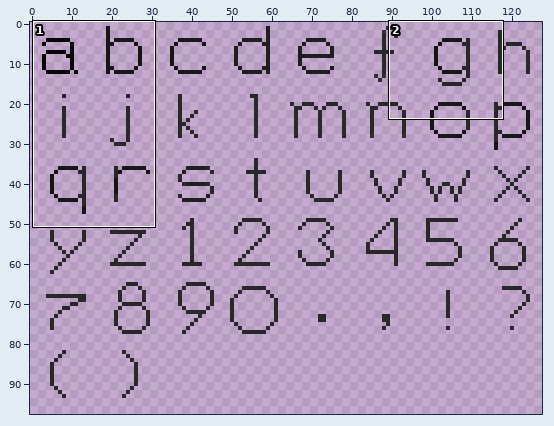
Pixel-art file, stored at src/images/alpha.aseprite. Above, an overview of the earlier version with the close-up marked.
Close-up. Earlier state:
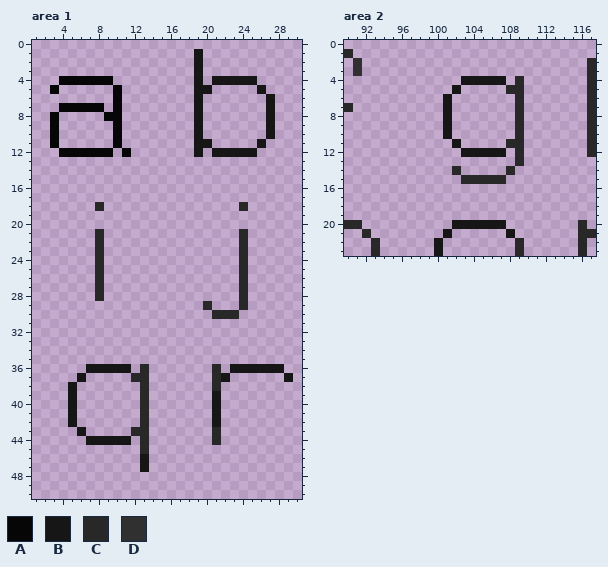
128x128 pixels, 1 frame. Colours within 5 levels of each other are drawn and written as one. Shown: area 1: x 1..30, y 0..50; area 2: x 90..117, y 0..23. The wide view leaves out empty margins.
Palette (. is transparent): A #060606  B #161616  C #282828  D #303030
Pixels before, area 1, first column x 3:
 1 ................B..........
 2 ................B..........
 3 ................B..........
 4 .AAAAAA.........B.BBBBB....
 5 A......A........BB.....B...
 6 .......A........B.......B..
 7 .AAAAA.A........B.......B..
 8 A.....AA........B.......B..
 9 A......A........B.......B..
10 A......A........B.......B..
11 A......A........BB.....B...
12 .AAAAAA.A.......B.BBBBB....
13 ...........................
14 ...........................
15 ...........................
16 ...........................
17 ...........................
18 .....C...............C.....
19 ...........................
20 ...........................
21 .....C...............C.....
22 .....C...............C.....
23 .....C...............C.....
24 .....C...............C.....
25 .....C...............C.....
26 .....C...............C.....
27 .....C...............C.....
28 .....C...............C.....
29 .................C...C.....
30 ..................CCC......
31 ...........................
32 ...........................
33 ...........................
34 ...........................
35 ...........................
36 ....BBBBB.C.......C.BBBBBB.
37 ...B.....CC.......CB......B
38 ..B.......C.......C........
39 ..B.......C.......B........
40 ..B.......C.......B........
41 ..B.......C.......B........
42 ..B.......C.......B........
43 ...B.....CC.......C........
44 ....BBBBB.C.......C........
45 ..........C................
46 ..........B................
47 ..........B................
Pixels before, area 2, first column x 90:
 1 C...........................
 2 .D.........................C
 3 .D.........................C
 4 .............BBBBB.C.......C
 5 ............B.....CC.......C
 6 ...........B.......C.......C
 7 C..........B.......C.......C
 8 ...........B.......C.......C
 9 ...........B.......C.......C
10 ...........B.......C.......C
11 ............B.....CC.......C
12 .............BBBBB.C.......C
13 ...................C........
14 ............C.....C.........
15 .............CCCCC..........
16 ............................
17 ............................
18 ............................
19 ............................
20 CC..........BBBBBB........C.
21 ..C........B......B.......CC
22 ...C......B........C......C.
23 ...C......B........C......C.
And afterwards:
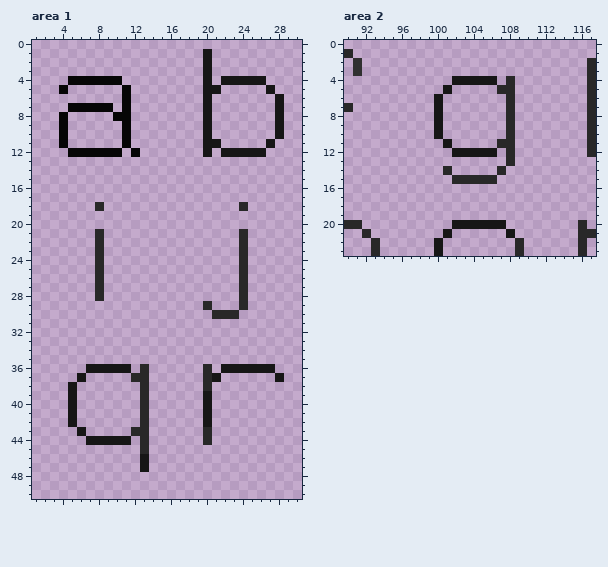
The exact change:
Changed rows in their new state; - is an unchanged pixel.
Area 1, layer "letters (lower)":
first column x 3:
 1 ----------------.B--------
 2 ----------------.B--------
 3 ----------------.B--------
 4 -.-----A--------.B.----B--
 5 .A-----.A-------.-B----.B-
 6 -------.A-------.B------.B
 7 -.----A.A-------.B------.B
 8 .A----.-A-------.B------.B
 9 .A-----.A-------.B------.B
10 .A-----.A-------.B------.B
11 .A-----.A-------.-B----.B-
12 -.-----A.A------.B.----B--
first column x 20:
36 C.B-----.-
37 CB.-----B.
38 C.--------
39 B.--------
40 B.--------
41 B.--------
42 B.--------
43 C.--------
44 C.--------
Area 2, layer "letters (lower)":
first column x 100:
 4 --B----.C.
 5 -B.----C-.
 6 B.------C.
 7 B.------C.
 8 B.------C.
 9 B.------C.
10 B.------C.
11 -B.----C-.
12 --B----.C.
13 --------C.
14 -C.----C.-
15 --C----.--
